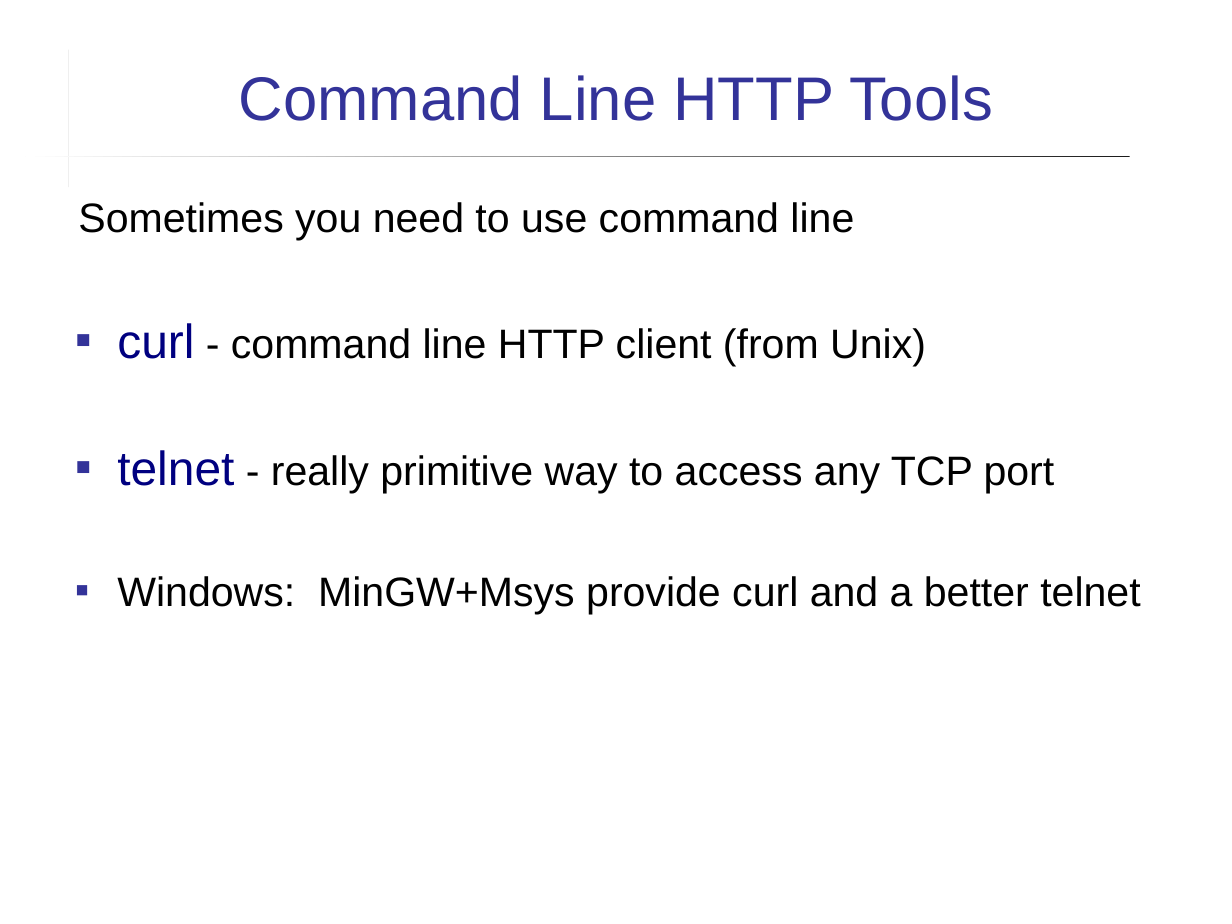
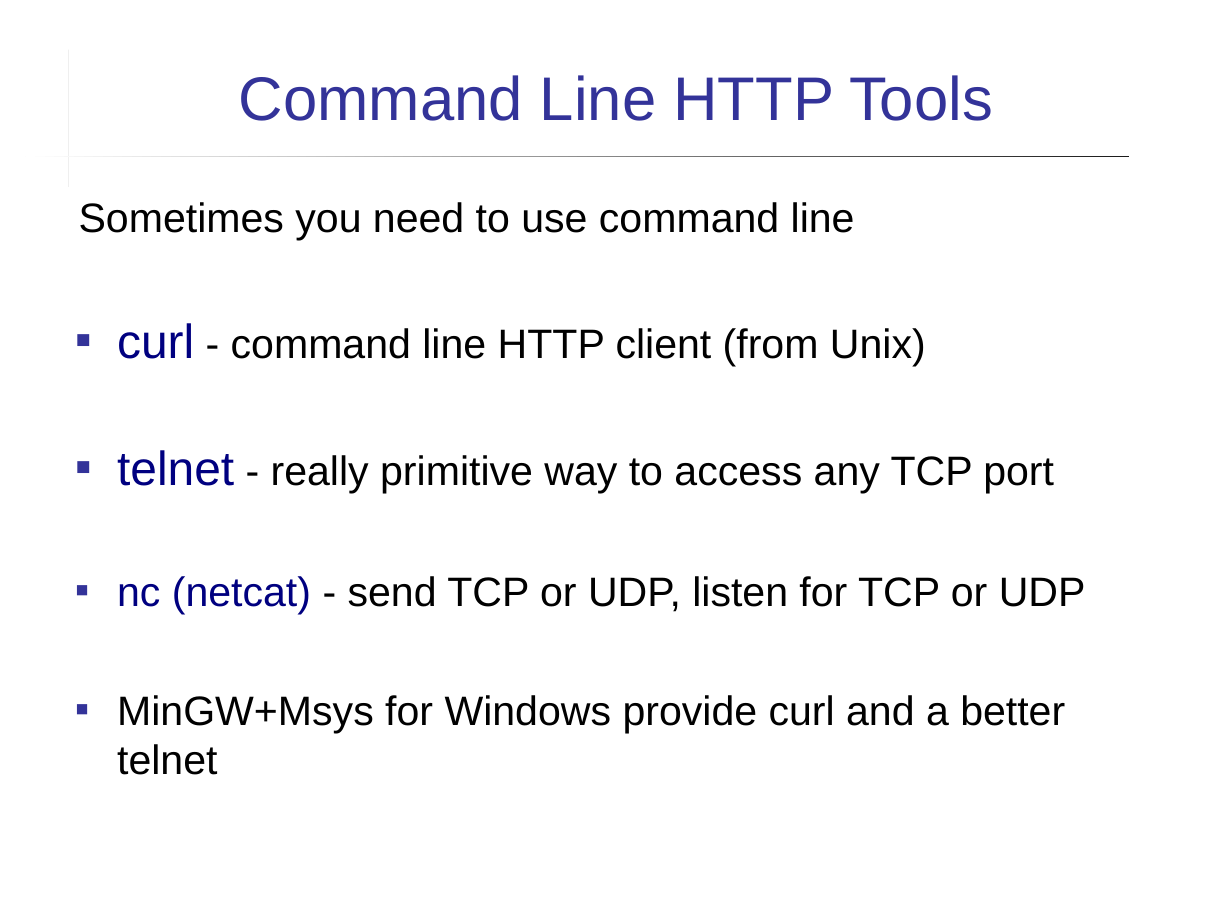
Before and after one commit to cpske/ISP, a slide deck: slide 25 of web/HTTP.ppt. Drawn at 1232x924 pixels with LibreOffice and Linux fonts; fonts in the diff are those of the drawing. Boxes give left, top, right and bottom in pixels: in the first picture for what was removed or moved away, otherwise in the second. Text is boxed around its words. In the diff, an @@ line names an element or a change of style, - is before the commit and + after.

Commit message:
update material on http

```diff
--- a/web/HTTP.ppt
+++ b/web/HTTP.ppt
@@ text at <box>117,576,1086,775</box>: text changed @@
-▪ Windows: MinGW+Msys provide curl and a better telnet
+▪ nc (netcat) - send TCP or UDP, listen for TCP or UDP
+▪ MinGW+Msys for Windows provide curl and a better telnet
```
Also in this commit, not shown: 7 other slides changed, 7 other files.
